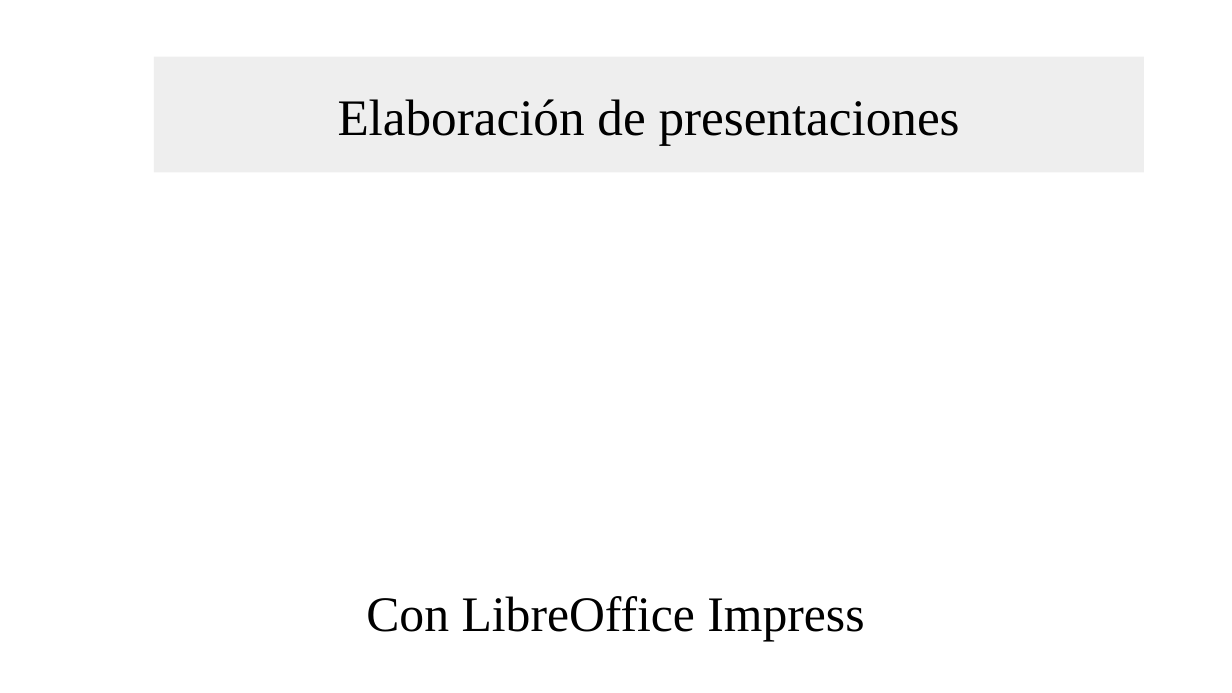
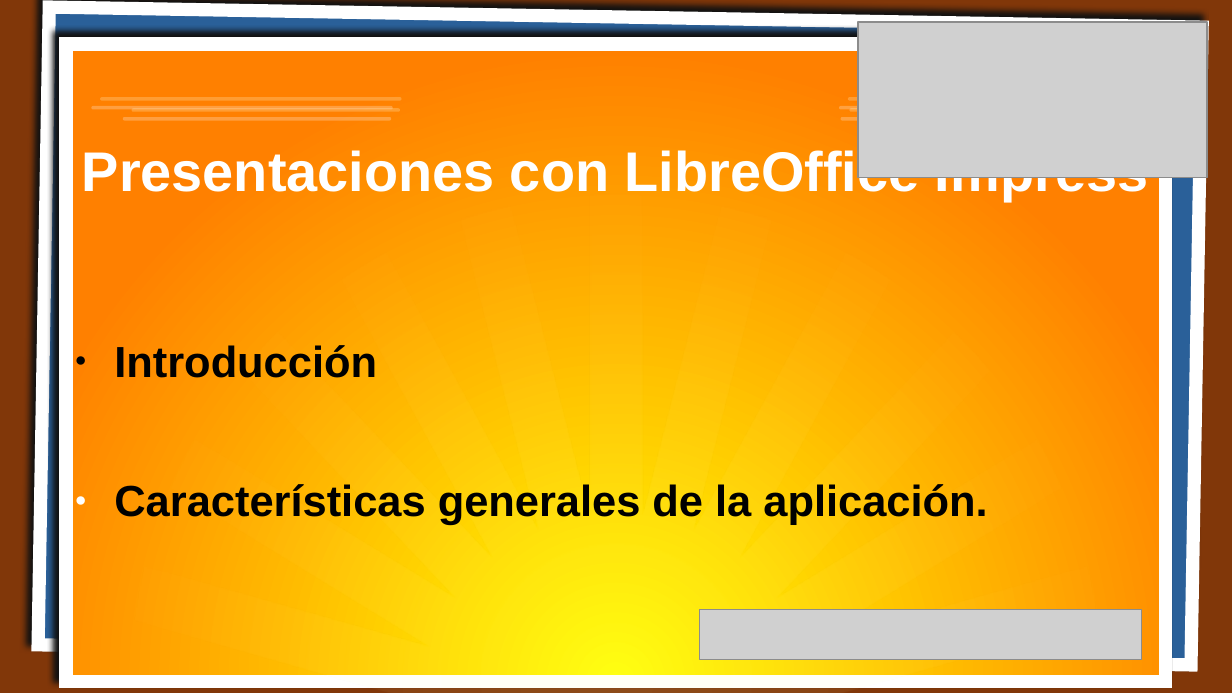
Before and after one commit to javieregeablasco/Apuntes, a slide deck: slide 1 of docs/SMX/SMX_1/AO/07_Presentaciones/Tareas/RA7-CEa.odp. Drawn at 1232x693 pixels with LibreOffice and Linux fonts; fonts in the diff are those of the drawing; grey boxes stand for pictures; background and template pictures are left out. Boxes give left, top, right and bottom in pixels: in the first picture for what was removed or moved away, otherwise in the second. Text is boxed around its words. In the diff, an @@ line names an element or a change of style, - is before the commit and + after.

Commit message:
impress

```diff
--- a/docs/SMX/SMX_1/AO/07_Presentaciones/Tareas/RA7-CEa.odp
+++ b/docs/SMX/SMX_1/AO/07_Presentaciones/Tareas/RA7-CEa.odp
@@ background picture (left out) to #813709 @@
@@ rectangle added at [38,7,1203,665], fill #2A6099, outline #FFFFFF 8.5 pt @@
@@ picture added at [859,22,1207,178] @@
@@ freeform shape added at [0,55,1232,693], fill gradient #FFFFA6 @@
@@ rectangle added at [66,44,1166,682], fill gradient #FFFF00 to #FF8000, outline #FFFFFF 8.5 pt @@
@@ title removed at [154,57,1145,173] @@
-Elaboración de presentaciones
@@ group added at [92,106,1141,121]: 4 rounded rectangles @@
@@ title at [82,147,1149,201]: text changed; size 32 to 36 pt; font Times New Roman to Arial; text colour #000000 to #FFFFFF; bold on @@
-Con LibreOffice Impress
+Presentaciones con LibreOffice Impress
@@ text added at [114,345,377,378], 28 pt, text #000000, bold @@
+● Introducción
@@ text added at [114,484,987,525], 28 pt, text #000000, bold @@
+● Características generales de la aplicación.
@@ picture added at [700,609,1141,660] @@
```
Also in this commit, not shown: 3 other slides changed, 8 slides added, 1 slide removed, 12 other files.
